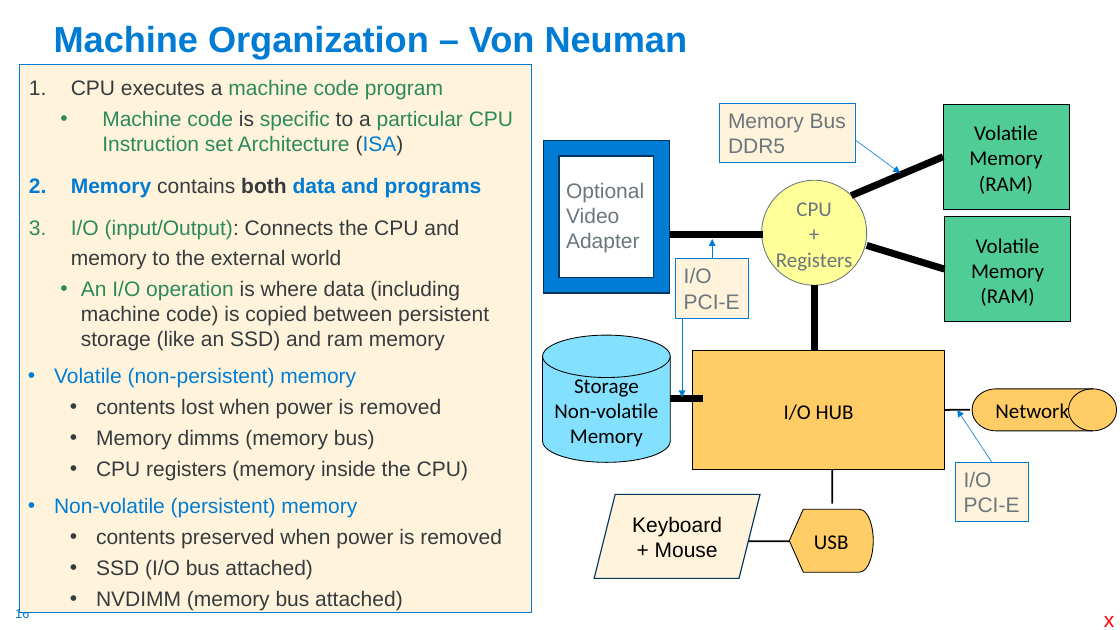
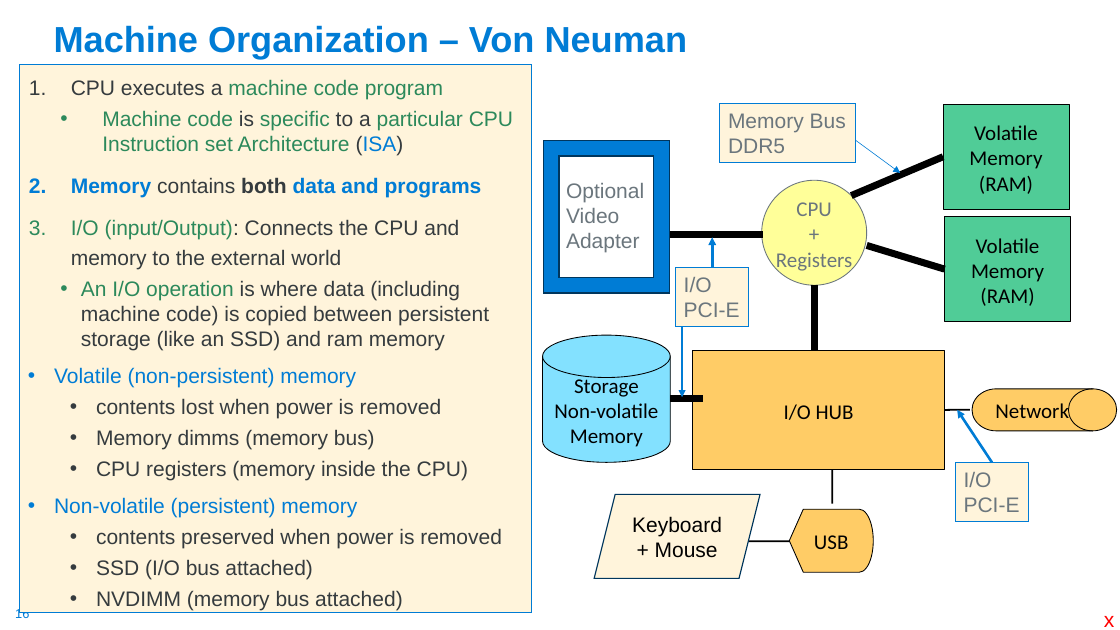
Before and after one commit to cse30-sp24/Muller-Slides, a slide deck: slide 16 of 01-C-Part1.pptx. Drawn at 1120x630 pixels with LibreOffice and Linux fonts; fonts in the diff are those of the drawing. Boxes give left, top, right and bottom in pixels: in the first picture for what was removed or moved away, otherwise in the second. Text is boxed around its words. In the diff, an @@ line names an element or a change of style, - is before the commit and + after.

```diff
--- a/01-C-Part1.pptx
+++ b/01-C-Part1.pptx
@@ arrow moved from (712, 259) - (712, 239) to (712, 267) - (712, 237) @@
@@ arrow (712, 267) - (712, 237): stroke #007CD5 0.5 pt to #007CD5 2.25 pt @@
@@ rectangle "I/O" moved from (x1=676, y1=259, x2=749, y2=318) to (x1=676, y1=267, x2=749, y2=327) @@
@@ arrow moved from (682, 318) - (682, 397) to (682, 327) - (682, 397) @@
@@ arrow (682, 327) - (682, 397): stroke #007CD5 0.5 pt to #007CD5 2 pt @@
@@ arrow (992, 462) - (958, 410): stroke #007CD5 0.5 pt to #007CD5 2.25 pt @@
```
Also in this commit, not shown: 20 other slides changed, 1 slide added, 1 other file.
